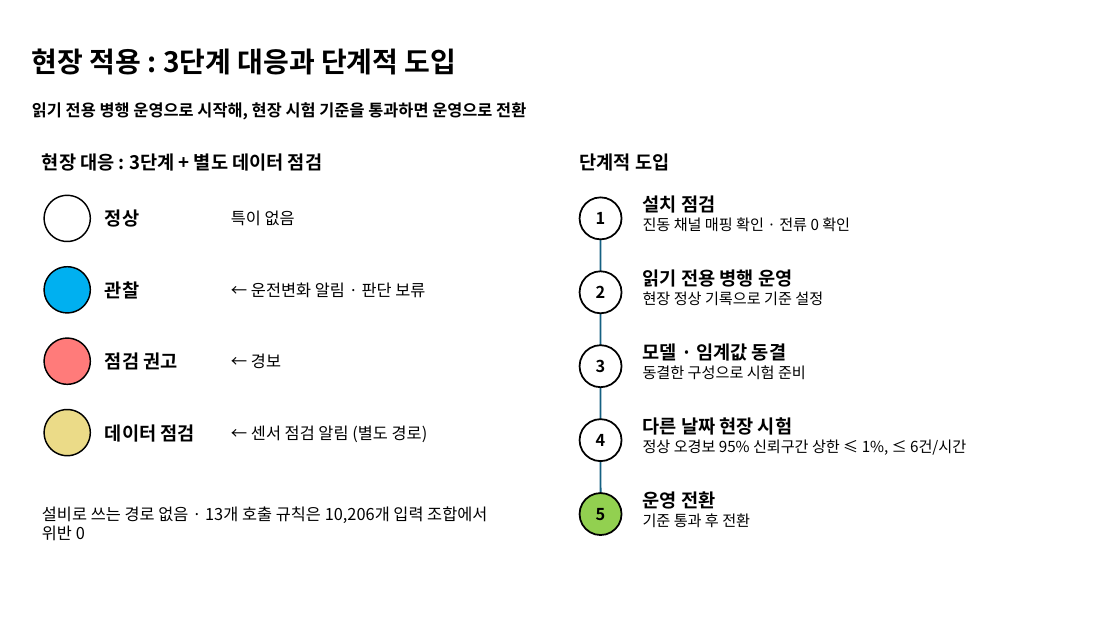
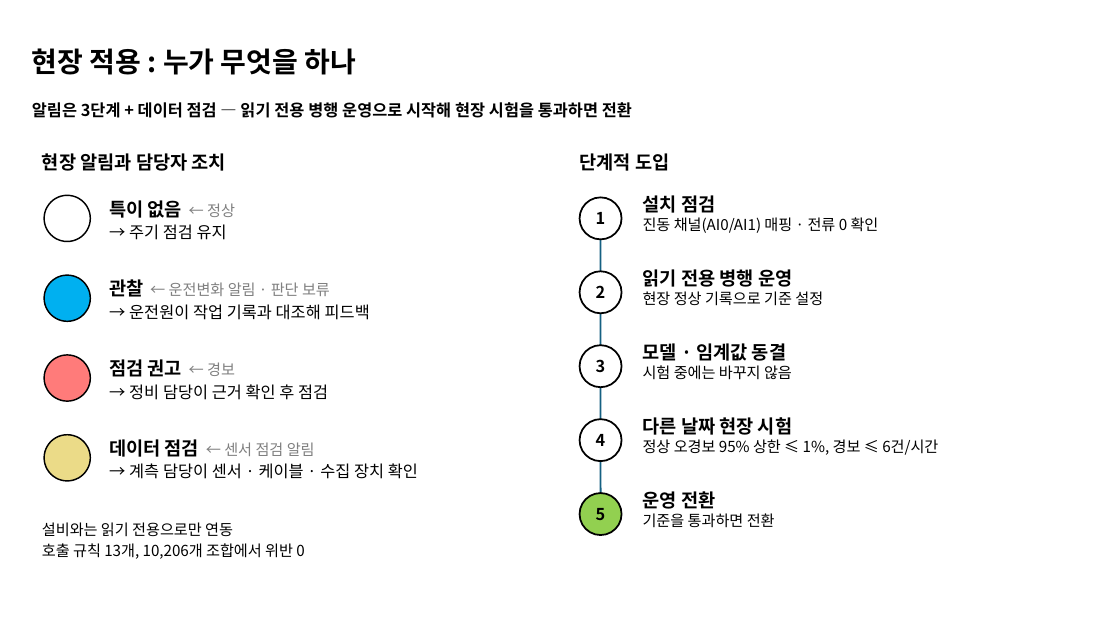
Before and after one commit to ZlataN-AI/KAMP, a slide deck: slide 25 of presentation/RIVET-WM_seminar.pptx. Drawn at 1120x630 pixels with LibreOffice and Linux fonts; fonts in the diff are those of the drawing. Boxes give left, top, right and bottom in pixels: in the first picture for what was removed or moved away, otherwise in the second. Text is boxed around its words. In the diff, an @@ line names an element or a change of style, - is before the commit and + after.

```diff
--- a/presentation/RIVET-WM_seminar.pptx
+++ b/presentation/RIVET-WM_seminar.pptx
@@ title at (32,48,357,75): text changed @@
-현장 적용 : 3단계 대응과 단계적 도입
+현장 적용 : 누가 무엇을 하나
@@ text at (32,102,632,118): text changed @@
-읽기 전용 병행 운영으로 시작해, 현장 시험 기준을 통과하면 운영으로 전환
+알림은 3단계 + 데이터 점검 — 읽기 전용 병행 운영으로 시작해 현장 시험을 통과하면 전환
@@ text at (42,153,226,171): text changed @@
-현장 대응 : 3단계 + 별도 데이터 점검
+현장 알림과 담당자 조치
@@ text removed at (105,209,139,227) @@
-정상
@@ text at (109,200,235,240): text changed @@
-특이 없음
+특이 없음 ← 정상
+→ 주기 점검 유지
@@ text at (643,217,879,233): text changed @@
-진동 채널 매핑 확인 · 전류 0 확인
+진동 채널(AI0/AI1) 매핑 · 전류 0 확인
@@ ellipse: place and size @@
-ellipse at (45,266,91,313)
+ellipse at (45,275,91,321)
@@ text removed at (105,281,139,299) @@
-관찰
@@ text at (109,279,370,320): text changed @@
-← 운전변화 알림 · 판단 보류
+관찰 ← 운전변화 알림 · 판단 보류
+→ 운전원이 작업 기록과 대조해 피드백
@@ ellipse: place and size @@
-ellipse at (45,339,91,385)
+ellipse at (45,355,91,401)
@@ text removed at (105,352,177,370) @@
-점검 권고
@@ text added at (109,359,328,400), 14 pt, text #000000 @@
+점검 권고 ← 경보
+→ 정비 담당이 근거 확인 후 점검
@@ text removed at (251,353,281,369) @@
-← 경보
@@ text at (643,365,792,380): text changed @@
-동결한 구성으로 시험 준비
+시험 중에는 바꾸지 않음
@@ ellipse: place and size @@
-ellipse at (45,410,91,456)
+ellipse at (45,434,91,481)
@@ text removed at (105,424,195,442) @@
-데이터 점검
@@ text added at (109,439,418,479), 14 pt, text #000000 @@
+데이터 점검 ← 센서 점검 알림
+→ 계측 담당이 센서 · 케이블 · 수집 장치 확인
@@ text removed at (251,425,428,442) @@
-← 센서 점검 알림 (별도 경로)
@@ text at (643,439,938,455): text changed @@
-정상 오경보 95% 신뢰구간 상한 ≤ 1%, ≤ 6건/시간
+정상 오경보 95% 상한 ≤ 1%, 경보 ≤ 6건/시간
@@ text at (42,522,304,559): text changed; size 14 to 13 pt @@
-설비로 쓰는 경로 없음 · 13개 호출 규칙은 10,206개 입력 조합에서 위반 0
+설비와는 읽기 전용으로만 연동
+호출 규칙 13개, 10,206개 조합에서 위반 0
@@ text at (643,513,775,527): text changed @@
-기준 통과 후 전환
+기준을 통과하면 전환
```
Also in this commit, not shown: 26 other slides changed, 1 other file.
